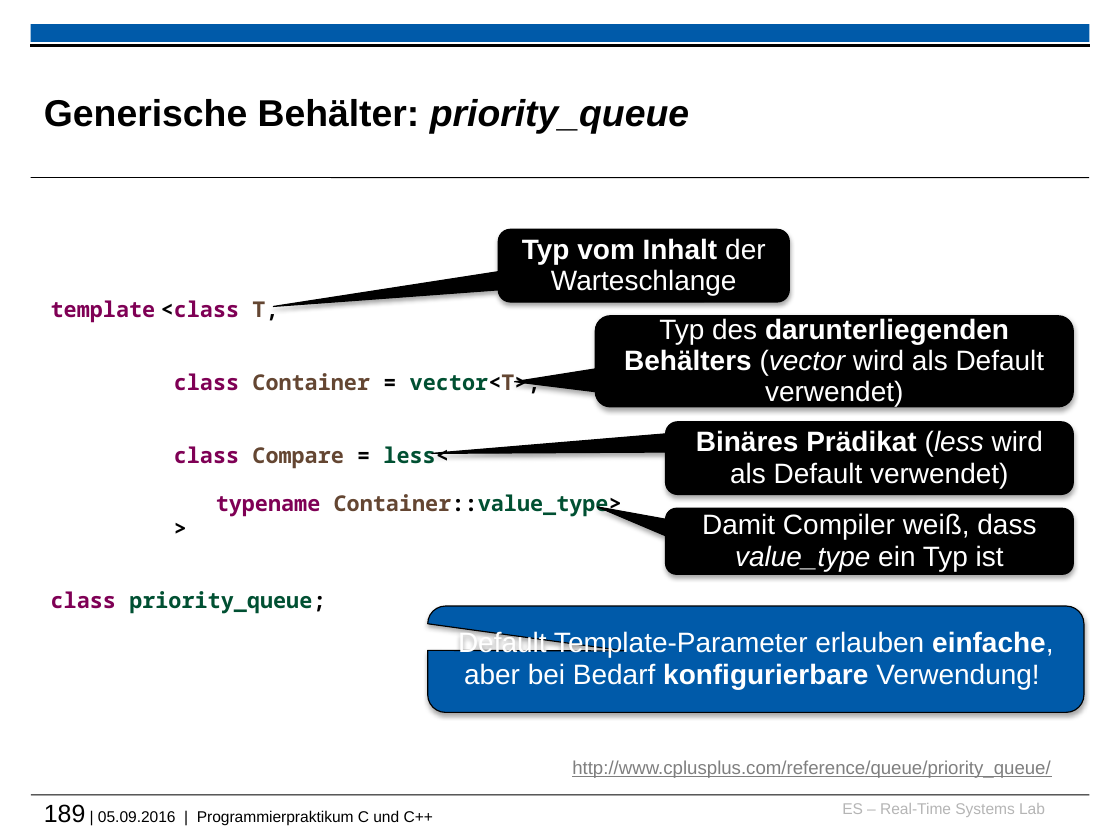
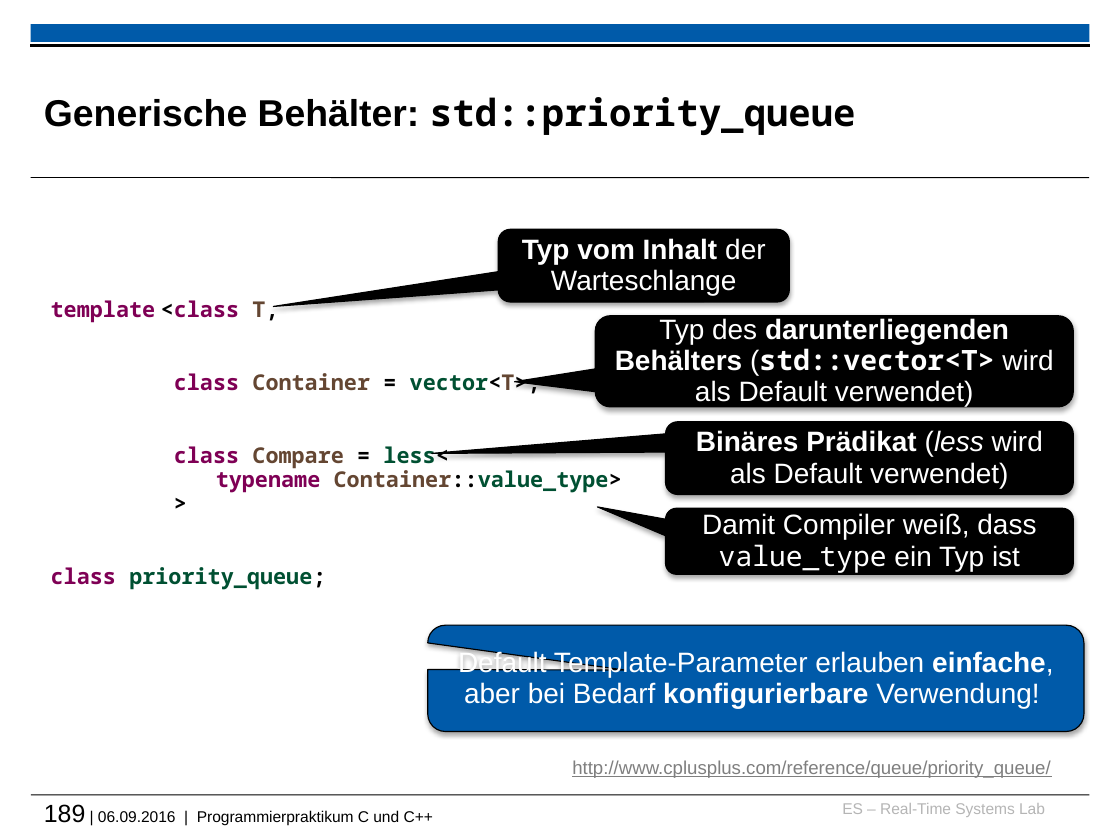
Before and after one commit to h82k/tud-cppp, a slide deck: slide 189 of cppp_lecture.pptx. Drawn at 1120x840 pixels with LibreOffice and Linux fonts; fonts in the diff are those of the drawing; background and template pictures are left out. Boxes give left, top, right and bottom in pixels: in the first picture for what was removed or moved away, otherwise in the second. Text is boxed around its words. In the diff, an @@ line names an element or a change of style, - is before the commit and + after.

```diff
--- a/cppp_lecture.pptx
+++ b/cppp_lecture.pptx
@@ title at (44,97,856,135): text changed @@
-Generische Behälter: priority_queue
+Generische Behälter: std::priority_queue
@@ text "template <class T," rewrapped from (51,300,622,614) to (51,300,622,590) @@
@@ text in rounded speech box at (615,318,1053,407): text changed; bold on @@
-Typ des darunterliegenden Behälters (vector wird als Default verwendet)
+Typ des darunterliegenden Behälters (std::vector<T> wird als Default verwendet)
@@ rounded speech box "Damit Compiler weiß, dass value_type ..." at (665,508,1073,575): font Arial to Noto Sans Mono, italic off in "value_type" @@
@@ rounded speech box "Default Template-Parameter erlauben einfache, aber ...": place and size @@
-rounded speech box "Default Template-Parameter erlauben einfache, aber ..." at (428,606,1084,712)
+rounded speech box "Default Template-Parameter erlauben einfache, aber ..." at (428,625,1084,731)
@@ text at (44,804,433,825): text changed @@
-189 | 05.09.2016 | Programmierpraktikum C und C++
+189 | 06.09.2016 | Programmierpraktikum C und C++
```
Also in this commit, not shown: 19 other slides changed, 2 other files.
